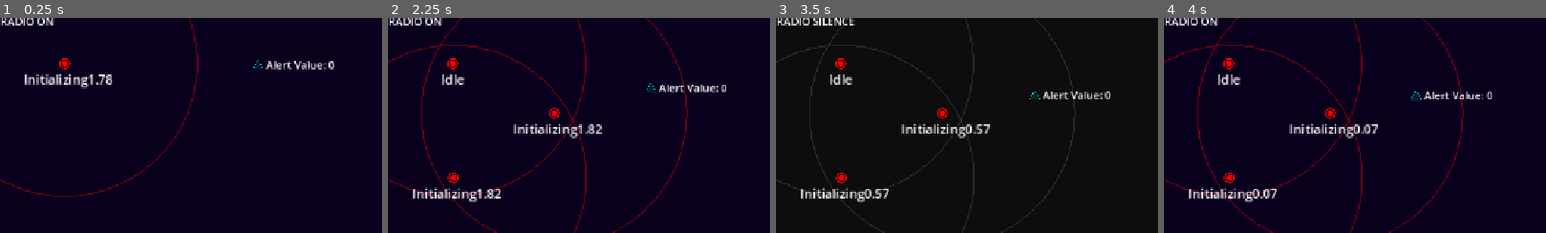
Above: before the commit, frames 1-4 (left to right).
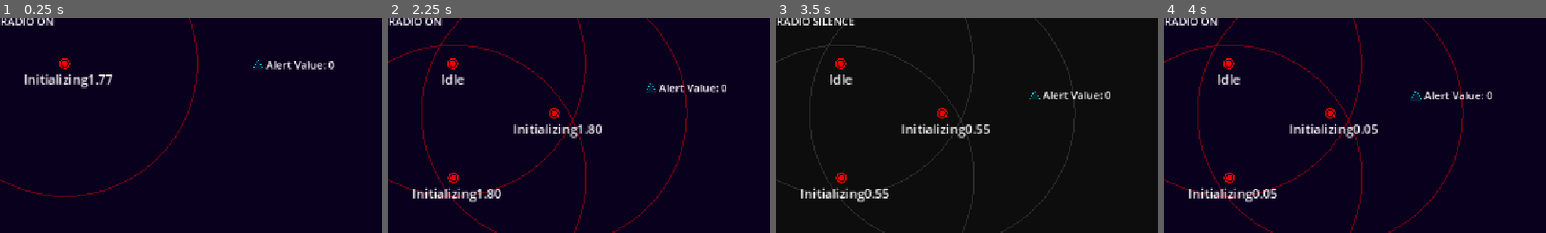
Above: after the commit, the same moments.

Repository: WoodAsh2501/radio-slience
Game: Godot game, scene res://scenes/level.tscn
Two runs of this game, one before a commit and one after it. Both use one fixed random seed, a clock stepped at 60 frames per second and the inputs below.
Inputs (mouse positions are % of the whole screen's width and height, from its top left):
- Up to frame 1 (0.25 s): no input
- Up to frame 2 (2.25 s): click "RADIO SILENCE" at 0.5 s; click "RADIO SILENCE" at 1.25 s; click "RADIO SILENCE" at 2 s
- Up to frame 3 (3.5 s): move the mouse to (8, 10) at 2.77 s; hold Space (Silencing) from 2.78 s (still down); click (8, 10) at 2.92 s
- Up to frame 4 (4 s): tap Enter at 3.5 s; move the mouse to (22, 22) at 3.52 s; release Space (Silencing) at 3.53 s; tap Space (Silencing) at 3.6 s; click (22, 22) at 3.67 s
The pictures show only the part of the screen within x 0-50%, y 0-50%; the shares and areas given below are measured in that part.

The runs differ from the first frame. In frame 1, less than 0.1% of the frame differs, in the area x 27-30%, y 26-32%; in frame 2, 0.1%, in the area x 27-56%, y 49-84%; in frame 3, 0.1%; in frame 4, 0.1%.

Commit message:
🦄 refactor(spy state machine, spy states, spy manager): use spy_status to improve state switching

Diff:
--- a/scenes/spy.tscn
+++ b/scenes/spy.tscn
@@ -5,7 +5,7 @@
 [ext_resource type="Script" uid="uid://cxy0mmk822ogn" path="res://scripts/game_objects/spy/enemy_detect_range.gd" id="3_wstem"]
 [ext_resource type="Script" uid="uid://dthptpacfhj7s" path="res://scripts/game_objects/spy/spy_node.gd" id="4_60jih"]
 [ext_resource type="Texture2D" uid="uid://y18re1gr0587" path="res://assets/SpyNode.svg" id="5_1r427"]
-[ext_resource type="Script" uid="uid://buqpmqhgq3qby" path="res://scripts/states/state_machine.gd" id="6_qe8pa"]
+[ext_resource type="Script" uid="uid://bv10b2gsrun0x" path="res://scripts/states/spy/spy_state_machine.gd" id="6_1tjyl"]
 [ext_resource type="Script" uid="uid://cirnxyahxxvh3" path="res://scripts/states/spy/invisible.gd" id="7_acoot"]
 [ext_resource type="Script" uid="uid://d25vp4vri0noi" path="res://scripts/states/spy/initializing.gd" id="8_g3acc"]
 [ext_resource type="Script" uid="uid://c1bem77avhnyp" path="res://scripts/states/spy/idle.gd" id="9_6jevy"]
@@ -59,7 +59,7 @@
 [node name="Connections" type="Node" parent="."]
 
 [node name="StateMachine" type="Node" parent="." node_paths=PackedStringArray("initial_state")]
-script = ExtResource("6_qe8pa")
+script = ExtResource("6_1tjyl")
 initial_state = NodePath("Invisible")
 
 [node name="Invisible" type="Node" parent="StateMachine"]
--- a/scripts/game_objects/spy/spy.gd
+++ b/scripts/game_objects/spy/spy.gd
@@ -26,7 +26,7 @@
 
 		if not is_connecting:
 			is_connecting = true
-			state_machine.switch_to("Connecting")
+			state_machine.spy_switch_to("Connecting")
 			emit_signal("building_connection_started", self)
 
 		var mouse_position = get_global_mouse_position()
@@ -46,12 +46,12 @@
 	else:
 		if is_connecting:
 			is_connecting = false
-			state_machine.switch_to("Idle")
+			state_machine.spy_switch_to("Idle")
 
 			# emit_signal("building_connection_abandoned")
 		if state_machine.is_state("Selected"):
 			# print("Connected!")
-			state_machine.switch_to("Idle")
+			state_machine.spy_switch_to("Idle")
 			emit_signal("building_connection_ended", self)
 		ConnectionUtils.clear_preview_line(connections)
 
--- a/scripts/game_objects/spy/spy_node.gd
+++ b/scripts/game_objects/spy/spy_node.gd
@@ -6,10 +6,10 @@
 	if not state_machine.is_state("Idle"):
 		return
 	if Input.is_mouse_button_pressed(MOUSE_BUTTON_LEFT):
-		state_machine.switch_to("Selected")
+		state_machine.spy_switch_to("Selected")
 	else:
-		state_machine.switch_to("Hovering")
+		state_machine.spy_switch_to("Hovering")
 
 func _on_mouse_exited() -> void:
 	if state_machine.get_state_name() in ["Hovering", "Selected"]:
-		state_machine.switch_to("Idle")
+		state_machine.spy_switch_to("Idle")
--- a/scripts/managers/spys_manager.gd
+++ b/scripts/managers/spys_manager.gd
@@ -1,15 +1,22 @@
 extends Node
 
+@onready var spys = get_tree().get_nodes_in_group("Spys")
+
+func _ready() -> void:
+	for spy in spys:
+		var state_machine = spy.get_node("StateMachine")
+		state_machine.spy_switch_to("Invisible")
+		if spy.is_in_group("VisibleSpys") and state_machine.is_state("Invisible"):
+			state_machine.spy_switch_to("Initializing")
+
 func _process(_delta: float) -> void:
-	var spys = get_tree().get_nodes_in_group("Spys")
 	for spy in spys:
 		var state_machine = spy.get_node("StateMachine")
 		if spy.is_in_group("VisibleSpys") and state_machine.is_state("Invisible"):
-			state_machine.switch_to("Initializing")
-
+			state_machine.spy_switch_to("Initializing")
 
 func _on_signal_center_spy_manager_discovered(_source_spy, target_spy) -> void:
 	if target_spy.is_in_group("InvisibleSpys"):
-		target_spy.get_node("StateMachine").switch_to("Initializing")
+		target_spy.get_node("StateMachine").spy_switch_to("Initializing")
 		target_spy.add_to_group("VisibleSpys")
 		target_spy.remove_from_group("InvisibleSpys")
--- a/scripts/states/spy/connecting.gd
+++ b/scripts/states/spy/connecting.gd
@@ -1,7 +1,10 @@
 extends State
 
-@onready var spy_node = get_node("../../SpyNode")
-@onready var label = get_node("../../Label")
-func enter(_data):
-	spy_node.scale = Vector2(1.7, 1.7)
-	label.text = "Connecting"
+var spy_state_status = {
+	"visible": true,
+	"scale": 1.7,
+	"label": "Connecting",
+	"pickable": true,
+	"detecting_spy": true,
+	"detecting_enemy": true,
+}
--- a/scripts/states/spy/hovering.gd
+++ b/scripts/states/spy/hovering.gd
@@ -1,8 +1,10 @@
 extends State
 
-@onready var spy_node = get_node("../../SpyNode")
-@onready var label = get_node("../../Label")
-
-func enter(_data):
-	spy_node.scale = Vector2(1.5, 1.5)
-	label.text = "Hovering"
+var spy_state_status = {
+	"visible": true,
+	"scale": 1.5,
+	"label": "Hovering",
+	"pickable": true,
+	"detecting_spy": true,
+	"detecting_enemy": true,
+}
--- a/scripts/states/spy/idle.gd
+++ b/scripts/states/spy/idle.gd
@@ -1,14 +1,10 @@
 extends State
 
-@onready var spy_node = get_node("../../SpyNode")
-@onready var spy_detect_range = get_node("../../SpyDetectRange")
-@onready var enemy_detect_range = get_node("../../EnemyDetectRange")
-@onready var label = get_node("../../Label")
-
-func enter(_data):
-	spy_node.scale = Vector2(1,1)
-	label.text = "Idle"
-
-	spy_node.set_pickable(true)
-	spy_detect_range.monitoring = true
-	enemy_detect_range.monitoring = true
+var spy_state_status = {
+	"visible": true,
+	"scale": 1.0,
+	"label": "Idle",
+	"pickable": true,
+	"detecting_spy": true,
+	"detecting_enemy": true,
+}
--- a/scripts/states/spy/initializing.gd
+++ b/scripts/states/spy/initializing.gd
@@ -1,8 +1,15 @@
 extends State
 
-@onready var spy_instance = get_node("../../")
-@onready var spy_node = get_node("../../SpyNode")
-@onready var label = get_node("../../Label")
+@onready var label = $"../../Label"
+
+var spy_state_status = {
+	"visible": true,
+	"scale": 1.0,
+	"label": "Initializing",
+	"pickable": false,
+	"detecting_spy": false,
+	"detecting_enemy": false,
+}
 
 var timer
 
@@ -14,9 +21,6 @@
 	timer.connect("timeout", _on_timer_timeout)
 
 func enter(_data):
-	spy_node.scale = Vector2(1, 1)
-	label.text = "Initializing"
-	spy_instance.visible = true
 	timer.start()
 
 func _process(_delta: float) -> void:
@@ -25,4 +29,4 @@
 	label.text = "Initializing" + str("%0.2f" % timer.time_left)
 
 func _on_timer_timeout() -> void:
-	state_machine.switch_to("Idle")
+	state_machine.spy_switch_to("Idle")
--- a/scripts/states/spy/invisible.gd
+++ b/scripts/states/spy/invisible.gd
@@ -1,10 +1,10 @@
 extends State
 
-@onready var spy_instance = get_node("../../")
-@onready var spy_node = get_node("../../SpyNode")
-@onready var label = get_node("../../Label")
-
-func enter(_data):
-	spy_node.scale = Vector2(1,1)
-	spy_instance.visible = false
-	label.text = "Invisible"
+var spy_state_status = {
+	"visible": false,
+	"scale": 1.0,
+	"label": "Invisible",
+	"pickable": false,
+	"detecting_spy": false,
+	"detecting_enemy": false,
+}
--- a/scripts/states/spy/selected.gd
+++ b/scripts/states/spy/selected.gd
@@ -1,8 +1,10 @@
 extends State
 
-@onready var spy_node = get_node("../../SpyNode")
-@onready var label = get_node("../../Label")
-
-func enter(_data):
-	spy_node.scale = Vector2(1.1, 1.1)
-	label.text = "Selected"
+var spy_state_status = {
+	"visible": true,
+	"scale": 1.0,
+	"label": "Selected",
+	"pickable": true,
+	"detecting_spy": true,
+	"detecting_enemy": true,
+}
--- /dev/null
+++ b/scripts/states/spy/spy_state_machine.gd
@@ -0,0 +1,28 @@
+extends StateMachine
+
+@onready var spy_instance = $"../"
+@onready var spy_node = $"../SpyNode"
+@onready var lable = $"../Label"
+@onready var spy_detect_range = $"../SpyDetectRange"
+@onready var enemy_detect_range = $"../EnemyDetectRange"
+
+func spy_switch_to(state_name: String, data: Dictionary = {}):
+	switch_to(state_name, data)
+	var state = get_state_by_name(state_name)
+	var state_status = (state.spy_state_status
+		if "spy_state_status" in state
+		else {
+		"visible": true,
+		"scale": 1.0,
+		"label": "No State",
+		"pickable": true,
+		"detecting_spy": true,
+		"detecting_enemy": true,
+	})
+
+	spy_node.scale = state_status["scale"] * Vector2(1, 1)
+	lable.text = state_status["label"]
+	spy_node.set_pickable(state_status["pickable"])
+	spy_instance.visible = state_status["visible"]
+	spy_detect_range.monitoring = state_status["detecting_spy"]
+	enemy_detect_range.monitoring = state_status["detecting_enemy"]
--- a/scripts/states/state_machine.gd
+++ b/scripts/states/state_machine.gd
@@ -17,6 +17,8 @@
 			states_dict[child.name] = child
 
 	if states_dict.size() > 0:
+		if not initial_state:
+			print("Initial state is null!")
 		current_state = initial_state
 		current_state_name = current_state.name
 
@@ -39,6 +41,13 @@
 	if current_state_name != condition_state_name:
 		switch_to(new_state_name, data)
 
+func get_state_by_name(state_name: String) -> State:
+	if state_name in states_dict:
+		return states_dict[state_name]
+	else:
+		print("State not found: ", state_name)
+		return null
+
 func get_state():
 	return current_state
 
Not shown, added: scripts/states/spy/spy_state_machine.gd.uid
Not shown, changed: roadmap.md
